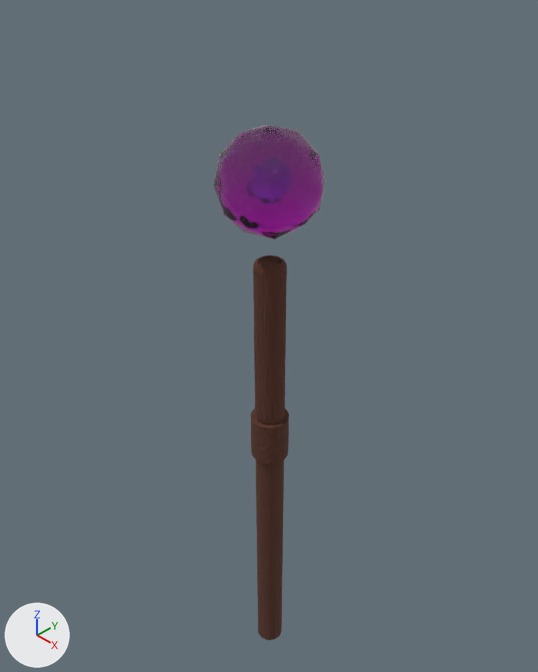
The Blender file Staff2.blend as it was, and as the next commit left it.
The view is the same before and after, from a camera (50 mm lens) standing at (0.576, -0.552, 1.153) and looking at (-0.174, 0.19, 0.463). The axes (+X, +Y, +Z) are drawn at lower left. The lights are the same throughout.

The older version as bpy lines, for what is in view:
```python
me_circle_003 = bpy.data.meshes.new('Circle.003')
me_circle_003.from_pydata(...)  # 96 vertices, 66 faces; spans x -0.0325..0.0325, y -0.0325..0.0325, z -0.08..0.0
me_circle_003.polygons.foreach_set('use_smooth', [True] * 66)
me_circle_003.materials.append(mat_shaft)
me_cylinder = bpy.data.meshes.new('Cylinder')
me_cylinder.from_pydata(...)  # a 32-sided cylinder along z spanning x -0.025..0.025, y -0.025..0.025, z -0.252..0.252
me_cylinder.polygons.foreach_set('use_smooth', [True] * 34)
me_cylinder.materials.append(mat_shaft)
me_icosphere = bpy.data.meshes.new('Icosphere')
me_icosphere.from_pydata(...)  # an icosphere of 80 faces spanning x -0.038..0.038, y -0.04..0.04, z -0.04..0.04
me_icosphere.polygons.foreach_set('use_smooth', [True] * 80)
me_icosphere.materials.append(mat_orb_outer)
ob_orb_outer = bpy.data.objects.new('Orb outer', me_icosphere)
ob_orb_outer.location = (-0.126, 0.144, 0.763)
ob_orb_outer.scale = (1.99, 1.99, 1.99)
_m = ob_orb_outer.modifiers.new('Subdivision', 'SUBSURF')
_m.subdivision_type = 'SIMPLE'
_m.levels = 3
_m.render_levels = 3
ob_shaft_bottom = bpy.data.objects.new('Shaft Bottom', me_cylinder)
ob_shaft_bottom.location = (-0.126, 0.144, 0.013)
ob_shaft_connector = bpy.data.objects.new('Shaft connector', me_circle_003)
ob_shaft_connector.location = (-0.126, 0.144, 0.345)
_m = ob_shaft_connector.modifiers.new('Subdivision', 'SUBSURF')
_m.subdivision_type = 'SIMPLE'
# also in view: 'Shaft Top' at (-0.126, 0.144, 0.492)
```
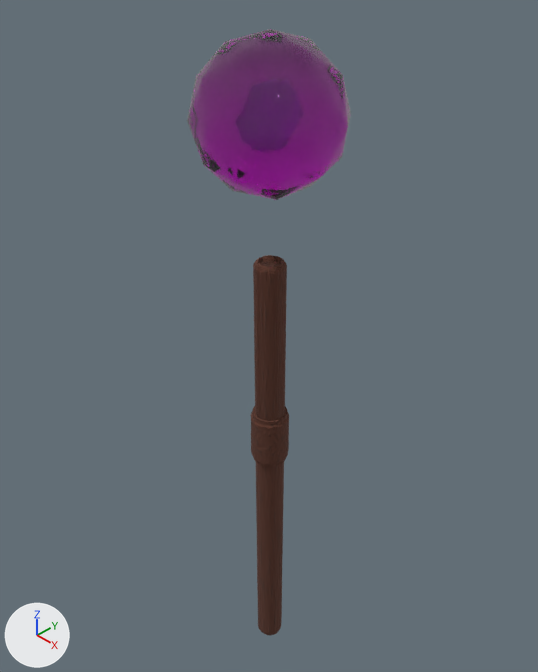
The edits, one by one:
me_cylinder is used by ob_shaft_bottom; location (-0.126, 0.144, 0.013).
me_cylinder had 64 vertices, 34 faces and spanned x -0.025..0.025, y -0.025..0.025, z -0.252..0.252.
me_cylinder now has 320 vertices, 290 faces and spans x -0.025..0.025, y -0.025..0.025, z -0.252..0.252.
me_cylinder part 1: 32 vertices removed from x -0.025..0.025, y -0.025..0.025, z -0.252; 288 vertices added at x -0.025..0.025, y -0.025..0.025, z -0.252..-0.229.
Object 'Orb outer' (ob_orb_outer) moves from (-0.126, 0.144, 0.763) to (-0.126, 0.144, 0.854).
Object 'Orb outer' (ob_orb_outer) is rescaled from (1.99, 1.99, 1.99) to (2.75, 2.75, 2.75).

Pixel boxes [x1, y1, x2, y2] of what changed, in the pictures (538 x 672 px):
'Orb outer', moved, rescaled (45% wider, 50% taller)
    before: [213, 125, 326, 239]
    after: [187, 29, 351, 200]
'Shaft Bottom', reshaped
    before: [256, 460, 284, 640]
    after: [256, 462, 284, 635]
